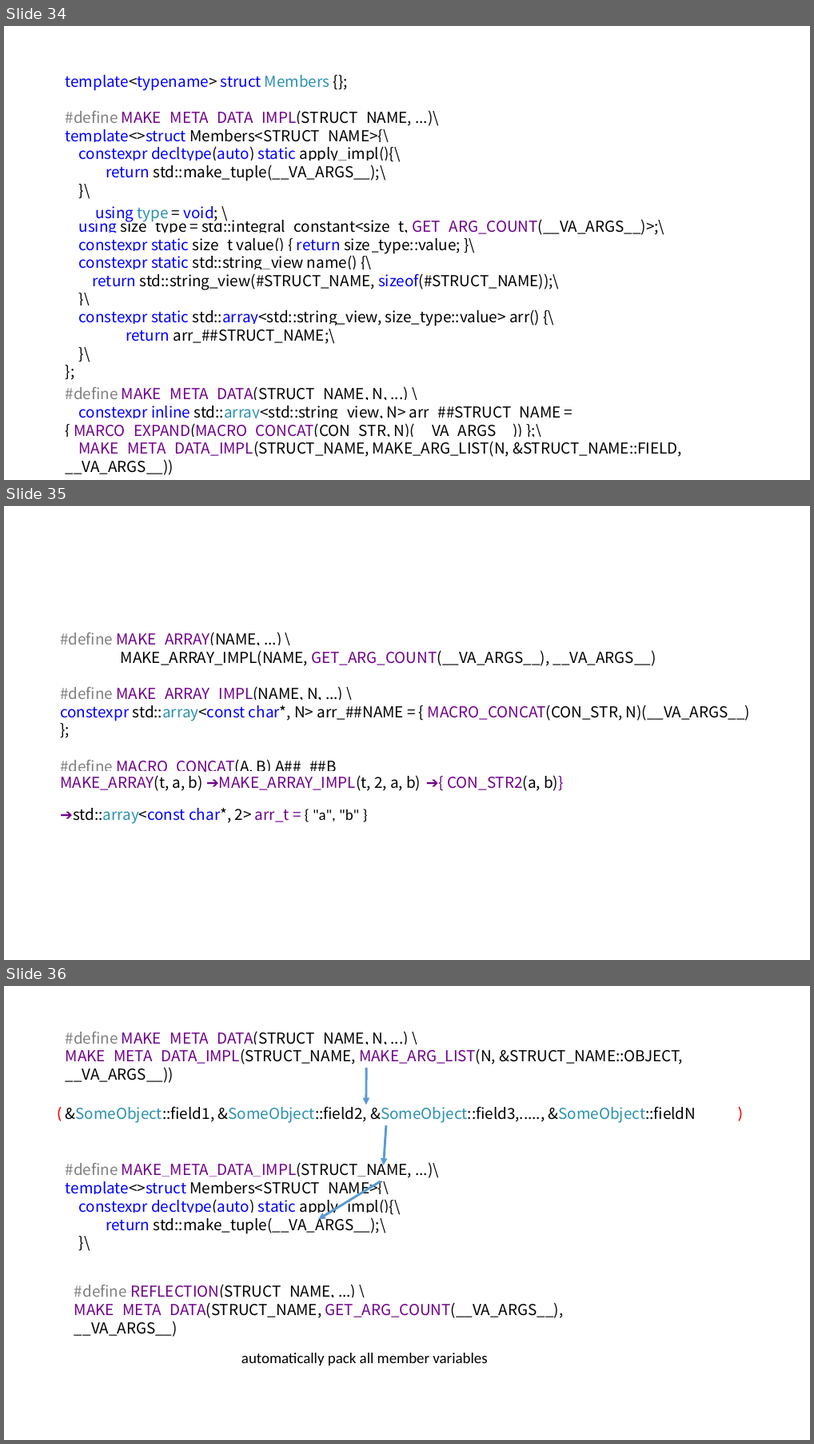
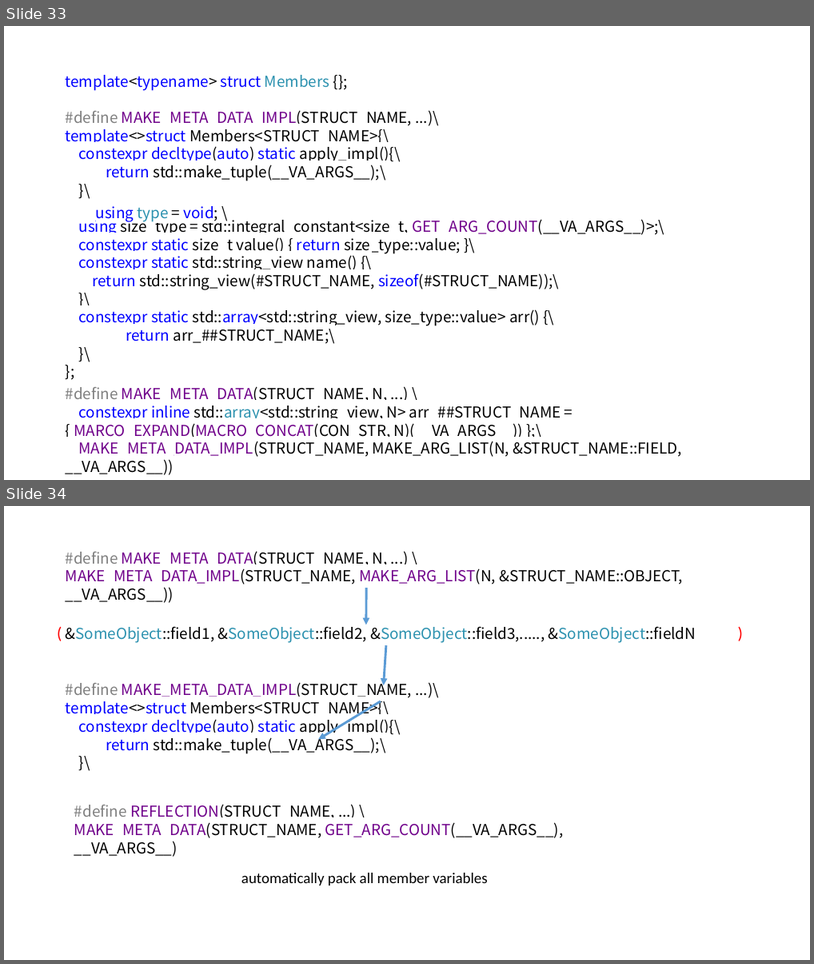
Before and after one commit to qicosmos/cppcon2017, a slide deck: cppcon2017.pptx. Shown one above the other, each under a label of ours: slides 34, 35 and 36 before the commit, slides 33 and 34 after it. The pictures are 814x1444 and 814x964 pixels, drawn with LibreOffice and Linux fonts; fonts in the diff are those of the drawing. Boxes give left, top, right and bottom in pixels: in the first picture for what was removed or moved away, otherwise in the second. Text is boxed around its words. In the diff, an @@ line names an element or a change of style, - is before the commit and + after.

```diff
--- a/cppcon2017.pptx
+++ b/cppcon2017.pptx
@@ slide 35 removed at [4,506,810,960], background #FFFFFF @@
@@ text removed at [60,632,750,771] @@
-#define MAKE_ARRAY(NAME, ...) \
-MAKE_ARRAY_IMPL(NAME, GET_ARG_COUNT(__VA_ARGS__), __VA_ARGS__)
-#define MAKE_ARRAY_IMPL(NAME, N, ...) \
-constexpr std::array<const char*, N> arr_##NAME = { MACRO_CONCAT(CON_STR, N)(__VA_ARGS__) };
-#define MACRO_CONCAT(A, B) A##_##B
@@ text removed at [60,775,203,791] @@
-MAKE_ARRAY(t, a, b)
@@ text removed at [219,775,421,791] @@
-➔MAKE_ARRAY_IMPL(t, 2, a, b)
@@ text removed at [447,775,563,791] @@
-➔{ CON_STR2(a, b)}
@@ text removed at [60,808,359,824] @@
-➔std::array<const char*, 2> arr_t = { "a", "b" }
@@ what was slide 34 is now slide 33 @@
@@ what was slide 36 is now slide 34 @@
```
Also in this commit, not shown: 4 slides changed, 1 other slide removed.
